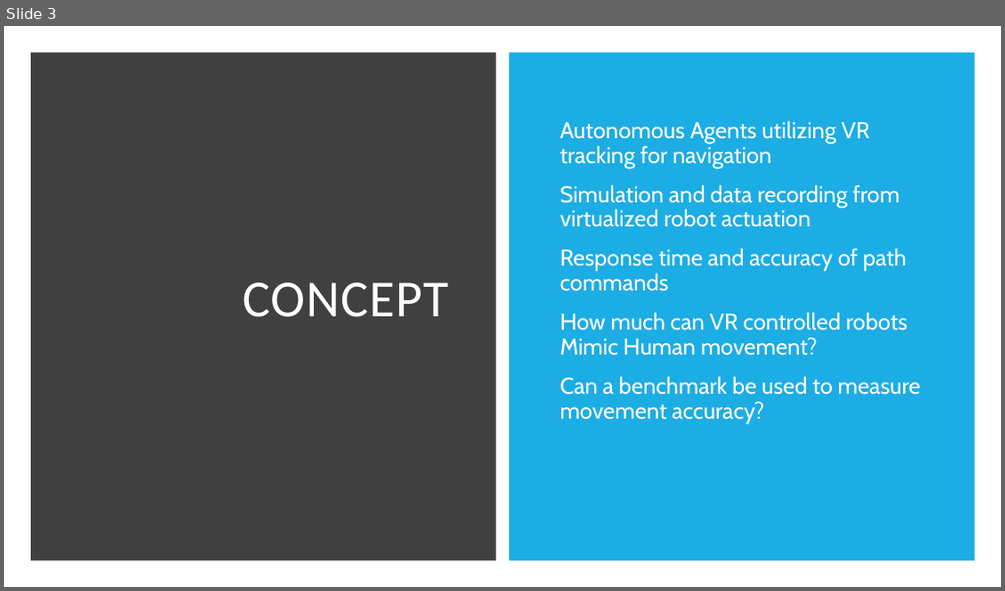
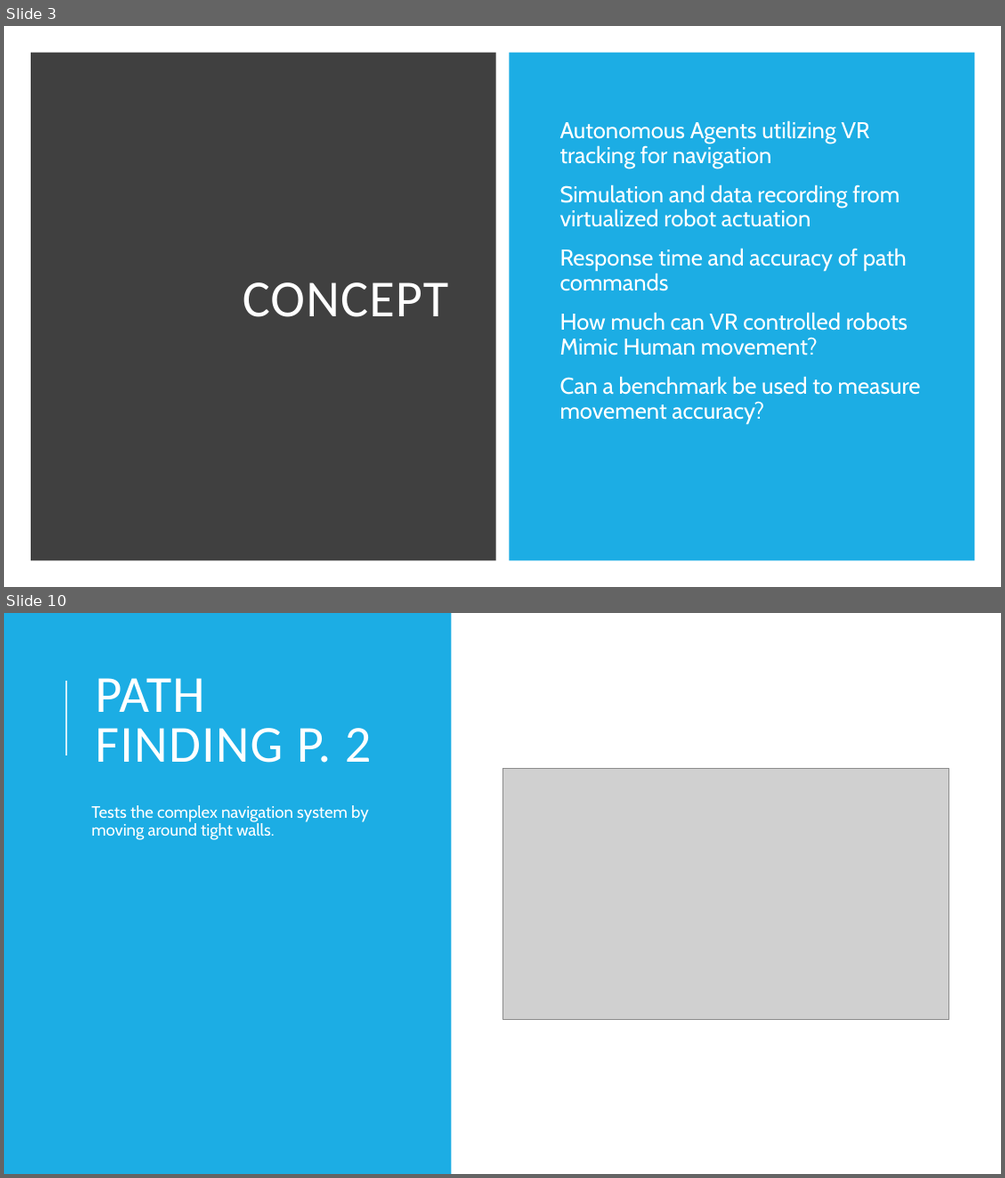
Before and after one commit to RubenTipparach/Mimicvr, a slide deck: Report/Mimic vr.pptx. Shown one above the other, each under a label of ours: slide 3 before the commit, slides 3 and 10 after it; the slides between them are not shown. The pictures are 1005x591 and 1005x1178 pixels, drawn with LibreOffice and Linux fonts; fonts in the diff are those of the drawing; grey boxes stand for pictures. Boxes give left, top, right and bottom in pixels: in the first picture for what was removed or moved away, otherwise in the second. Text is boxed around its words. In the diff, an @@ line names an element or a change of style, - is before the commit and + after.

```diff
--- a/Report/Mimic vr.pptx
+++ b/Report/Mimic vr.pptx
@@ slide 10 added at [4, 613, 1001, 1174], background #FFFFFF @@
@@ rectangle added at [4, 613, 451, 1174], fill #1CADE4 @@
@@ line added from (66, 755) to (66, 681), #D2EFFA 1.5 pt @@
@@ title added at [95, 678, 372, 763], 50 pt, text #FFFFFF @@
+PATH FINDING P. 2
@@ picture added at [502, 768, 949, 1019] @@
@@ text added at [91, 805, 369, 840], 16 pt, text #FFFFFF @@
+Tests the complex navigation system by moving around tight walls.
```
Also in this commit, not shown: 14 other slides added, 1 slide removed.
